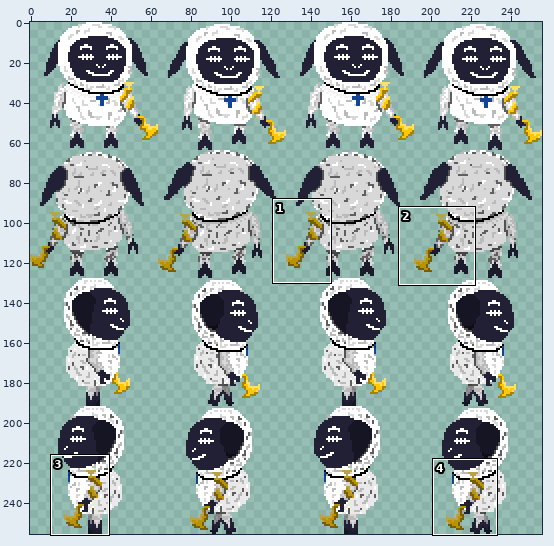
One commit to this sprite sheet: Assets/Player/Movement/lamb_walking.png. The picture above shows the old version from afar; the outline marks the close-up.
Close-up. Old version:
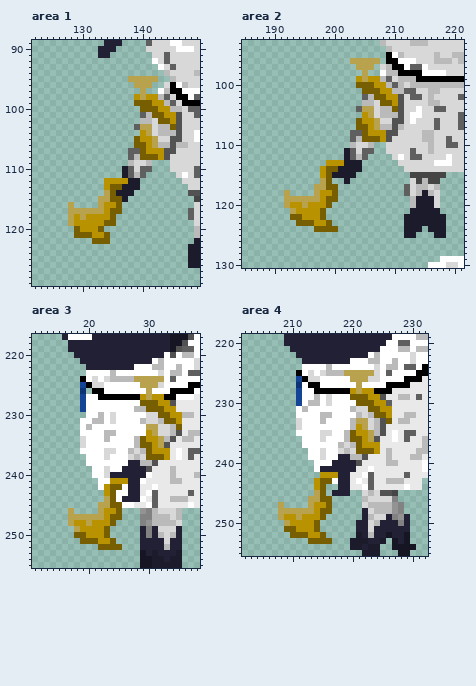
The file is 256x256 pixels. Colours within 5 levels of each other are drawn and written as one. Shown: area 1: x 122..149, y 89..129; area 2: x 185..221, y 93..130; area 3: x 11..38, y 217..255; area 4: x 202..232, y 219..255. The commit also changed other parts of the picture, which this record leaves out.
After:
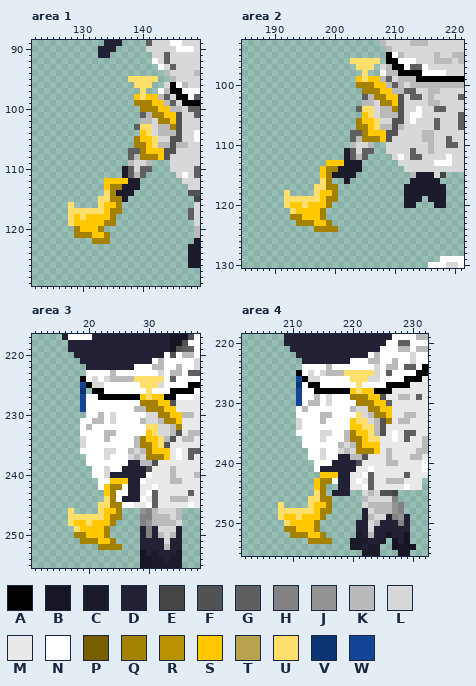
Palette (. is transparent): A #000000  B #161523  C #1c1b2b  D #222034  E #454545  F #525252  G #5f5f5f  H #828282  J #939393  K #bababa  L #d8d8d8  M #e9e9e9  N #ffffff  P #775e00  Q #a48100  R #b99200  S #ffc800  T #b9a24e  U #ffdf6b  V #0c3475  W #134495
The exact change:
--- area 1
@@ x 136..147 @@
  94 ........KLLL
- 95 ..TTTTT..KLL
- 96 ...TTT..LANK
- 97 ....T..NKAAN
- 98 ...RTRRKGLAA
- 99 ...PPPRRKGLA
-100 ....PPPRRKKL
-101 ....GKPPRRFL
-102 ....KKLPPRFL
-103 ...GTTLKKPFL
-104 ....RTLKKKFL
-105 ...PRRTLLFFL
-106 ...PPRTKKFKK
-107 ..GGPRRRFFLL
-108 ..GKPPPRFLLL
+ 95 ..UUUUU..KLL
+ 96 ...UUU..LANK
+ 97 ....U..NKAAN
+ 98 ...SUSSKGLAA
+ 99 ...QQQSSKGLA
+100 ....QQQSSKKL
+101 ....GKQQSSFL
+102 ....KKLQQSFL
+103 ...GUULKKQFL
+104 ....SULKKKFL
+105 ...QSSULLFFL
+106 ...QQSUKKFKK
+107 ..GGQSSSFFLL
+108 ..GKQQQSFLLL
 109 ..KLLK...LLL
@@ x 126..139 @@
 111 ...........CGK
-112 ........RRRRCC
-113 ........RPPCCC
-114 ........TPCCC.
-115 .......TTPPC..
-116 ..T....TRRP...
-117 ..TTTTTTRPP...
-118 ..TRTRRRRP....
-119 ..TRRRRRPP....
-120 ...PRRRP......
-121 ...PPPRRP.....
-122 ......PPP.....
+112 ........SSSSCC
+113 ........SQQCCC
+114 ........UQCCC.
+115 .......UUQQC..
+116 ..U....USSQ...
+117 ..UUUUUUSQQ...
+118 ..USUSSSSQ....
+119 ..USSSSSQQ....
+120 ...QSSSQ......
+121 ...QQQSSQ.....
+122 ......QQQ.....
 123 ..............
--- area 2
@@ x 201..212 @@
  95 ........ANKL
- 96 ..TTTTT.AANN
- 97 ...TTT.LKAAN
- 98 ....T..NKKAA
- 99 ...RTRRKGLKK
-100 ...PPPRRKGKL
-101 ....PPPRRKKG
-102 ....GKPPRRFL
-103 ....KKLPPRFL
-104 ...GTTLKKPFL
-105 ....RTLKKKFL
-106 ...PRRTLLFFL
-107 ...PPRTKKFKL
-108 ..GGPRRRFFLL
-109 ..GKPPPRFLLL
+ 96 ..UUUUU.AANN
+ 97 ...UUU.LKAAN
+ 98 ....U..NKKAA
+ 99 ...SUSSKGLKK
+100 ...QQQSSKGKL
+101 ....QQQSSKKG
+102 ....GKQQSSFL
+103 ....KKLQQSFL
+104 ...GUULKKQFL
+105 ....SULKKKFL
+106 ...QSSULLFFL
+107 ...QQSUKKFKL
+108 ..GGQSSSFFLL
+109 ..GKQQQSFLLL
 110 ..KLLK..LLLL
@@ x 185..221 @@
 112 .................CGKG....LNLGGLLLLNLL
-113 ..............RRRCCC......LLLLLLNNNLL
-114 .............RPPCCCC.......LLLLLLLLLL
-115 .............RPCCCC.........EEEEEE...
-116 .............TP..C..........LEKEE....
-117 ............TTPP...........GLKKLK....
-118 .......T....TRRP...........GLKCKL....
-119 .......TTTTTTRPP............KCCCL....
-120 .......TRRTRRRP.............KCCCL....
-121 ........TRRRRP..............CCCCC....
-122 ........PPRRRP.............CCCCCCC...
-123 .........PPPRRP............CCCCCCC...
-124 ............PPPP...........CCC.CCC...
-125 ...........................CC...CC...
+113 ..............SSSCCC......LLLLLLNNNLL
+114 .............SQQCCCC.......LLLLLLLLLL
+115 .............SQCCCC.........KCCCLE...
+116 .............UQ..C..........CCCCC....
+117 ............UUQQ...........CCCCCCC...
+118 .......U....USSQ...........CCCCCCC...
+119 .......UUUUUUSQQ...........CCC.CCC...
+120 .......USSUSSSQ............CC...CC...
+121 ........USSSSQ.......................
+122 ........QQSSSQ.......................
+123 .........QQQSSQ......................
+124 ............QQQQ.....................
+125 .....................................
 126 .....................................
--- area 3
@@ x 26..37 @@
 223 NNNNNNLNKKNG
-224 KKTTTTTNGNNN
-225 NNNTTTLNNNNA
-226 NNNNTNNNAAAA
-227 AAARTRRAANNN
-228 NNNPPPRRFMMM
-229 NNKKPPPRRMMM
-230 NNNNLLPPRRKK
-231 NNNKLLKPPRMM
-232 NNNNTTLLKPMM
-233 NNNNRTLLKFMK
-234 NNKPRRTKFMKK
-235 NNKPPRTFMMMM
-236 NKLKPRRRMNMG
-237 NLKLPPPRMNMG
+224 KKUUUUUNGNNN
+225 NNNUUULNNNNA
+226 NNNNUNNNAAAA
+227 AAASUSSAANNN
+228 NNNQQQSSFMMM
+229 NNKKQQQSSMMM
+230 NNNNLLQQSSKK
+231 NNNKLLKQQSMM
+232 NNNNUULLKQMM
+233 NNNNSULLKFMK
+234 NNKQSSUKFMKK
+235 NNKQQSUFMMMM
+236 NKLKQSSSMNMG
+237 NLKLQQQSMNMG
 238 NDDKKFMMMMMM
@@ x 15..28 @@
 240 ......NNLDDDDD
-241 .......NNRRRDD
-242 .......NRPPNDD
-243 ........RPNNDD
-244 ........TPNDDD
-245 .......TTPPNNM
-246 ..T....TRRP...
-247 ..TTTTTTRPP...
-248 ..TRRTRRRP....
-249 ...TRRRRP.....
-250 ...PPRRRP.....
-251 ....PPPRRP....
-252 .......PPPP...
+241 .......NNSSSDD
+242 .......NSQQNDD
+243 ........SQNNDD
+244 ........UQNDDD
+245 .......UUQQNNM
+246 ..U....USSQ...
+247 ..UUUUUUSQQ...
+248 ..USSUSSSQ....
+249 ...USSSSQ.....
+250 ...QQSSSQ.....
+251 ....QQQSSQ....
+252 .......QQQQ...
 253 ..............
--- area 4
@@ x 217..228 @@
 224 NNNNNNNLNKKN
-225 KKTTTTTLNGNN
-226 NNNTTTLLNNNN
-227 NNNNTNNNNAAA
-228 AAARTRRAAAMM
-229 NNNPPPRRFMMK
-230 NNNNPPPRRGMM
-231 NNNKLLPPRRMM
-232 NNNNKLKPPRMM
-233 NNNKTTLKFPMK
-234 NNNKRTLKFMMM
-235 NNKPRRTKFMNM
-236 NNKPPRTFMMNM
-237 NKLKPRRRMMMM
-238 NLKLPPPRMKMM
+225 KKUUUUULNGNN
+226 NNNUUULLNNNN
+227 NNNNUNNNNAAA
+228 AAASUSSAAAMM
+229 NNNQQQSSFMMK
+230 NNNNQQQSSGMM
+231 NNNKLLQQSSMM
+232 NNNNULKQQSMM
+233 NNNSUULKFQMK
+234 NNNSSUUKFMMM
+235 NNKQSSUKFMNM
+236 NNKQQSUUMMNM
+237 NKLKQSSSMMMM
+238 NLKLQQQSMKMM
 239 NDDKKFMMMKMM
@@ x 206..219 @@
 241 ........NDDDDD
-242 .........RRRDD
-243 ........RPPNDD
-244 ........RP..DD
-245 ........TP.DDD
-246 .......TTPP...
-247 ..T....TRRP...
-248 ..TTTTTTRPP...
-249 ..TRRTRRRP....
-250 ...TRRRRP.....
-251 ...PPRRRP.....
-252 ....PPPRRP....
-253 .......PPPP...
+242 .........SSSDD
+243 ........SQQNDD
+244 ........SQ..DD
+245 ........UQ.DDD
+246 .......UUQQ...
+247 ..U....USSQ...
+248 ..UUUUUUSQQ...
+249 ..USSUSSSQ....
+250 ...USSSSQ.....
+251 ...QQSSSQ.....
+252 ....QQQSSQ....
+253 .......QQQQ...
 254 ..............
